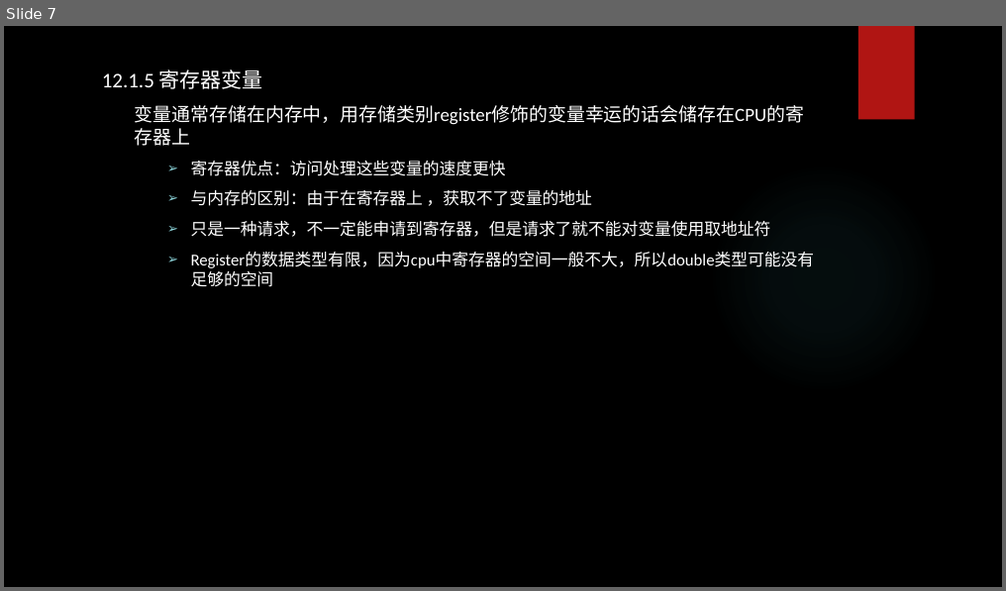
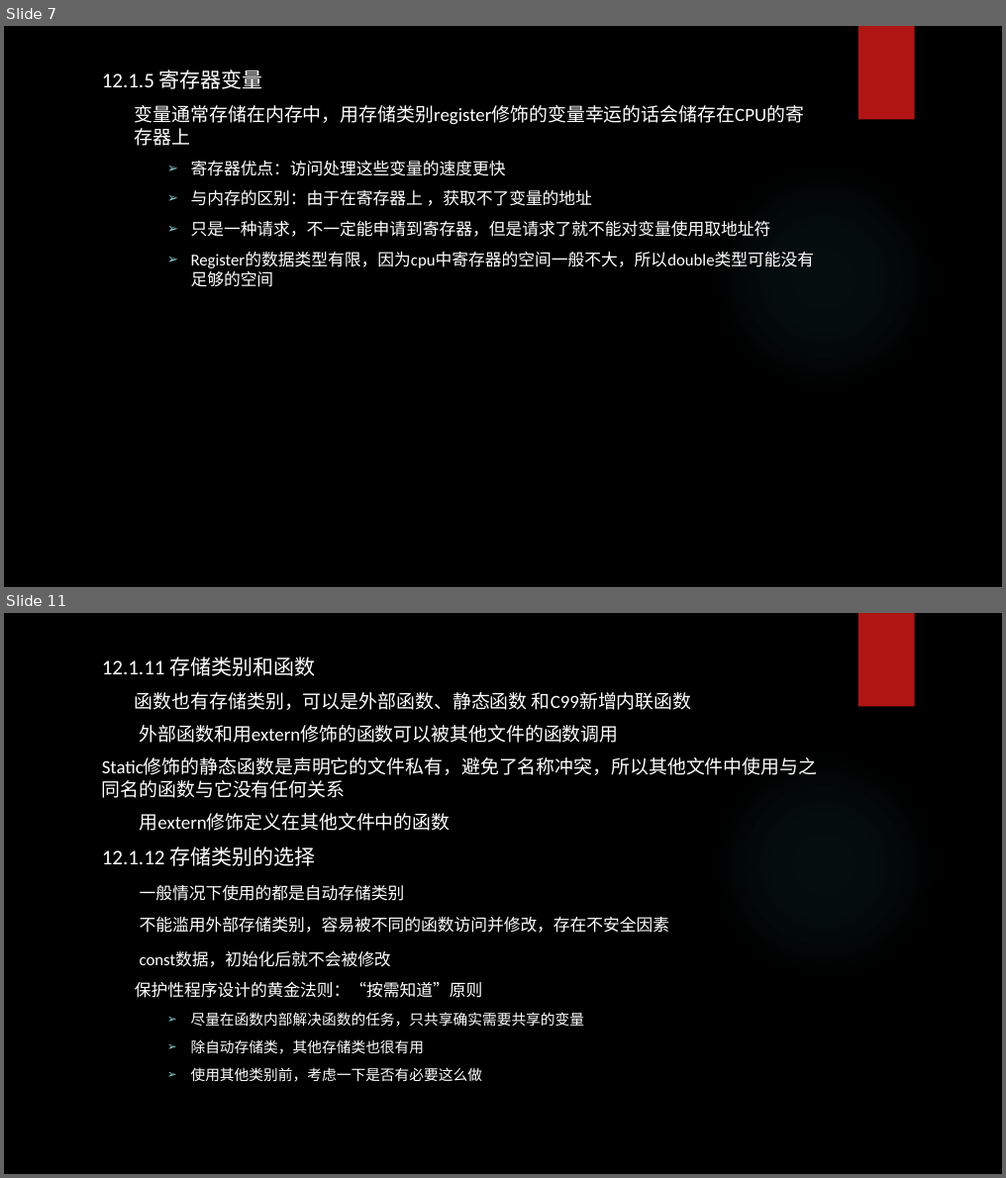
Before and after one commit to tsyin/c_ppt-code, a slide deck: 12存储类别、链接和内存管理.pptx. Shown one above the other, each under a label of ours: slide 7 before the commit, slides 7 and 11 after it; the slides between them are not shown. The pictures are 1006x591 and 1006x1178 pixels, drawn with LibreOffice and Linux fonts; fonts in the diff are those of the drawing; background and template pictures are left out. Boxes give left, top, right and bottom in pixels: in the first picture for what was removed or moved away, otherwise in the second. Text is boxed around its words. In the diff, an @@ line names an element or a change of style, - is before the commit and + after.

```diff
--- a/12存储类别、链接和内存管理.pptx
+++ b/12存储类别、链接和内存管理.pptx
@@ slide 11 added at bbox=[4, 613, 1002, 1174], background picture (left out); not listed: 2 template elements that a slide beside it also shows @@
@@ text added at bbox=[102, 657, 818, 1082], 18 pt, text #FFFFFF @@
+12.1.11 存储类别和函数
+  函数也有存储类别，可以是外部函数、静态函数 和C99新增内联函数
+外部函数和用extern修饰的函数可以被其他文件的函数调用
+Static修饰的静态函数是声明它的文件私有，避免了名称冲突，所以其他文件中使用与之同名的函数与它没有任何关系
+用extern修饰定义在其他文件中的函数
+12.1.12 存储类别的选择
+一般情况下使用的都是自动存储类别
+不能滥用外部存储类别，容易被不同的函数访问并修改，存在不安全因素
+const数据，初始化后就不会被修改
+  保护性程序设计的黄金法则：“按需知道”原则
+    ➢ 尽量在函数内部解决函数的任务，只共享确实需要共享的变量
+    ➢ 除自动存储类，其他存储类也很有用
+    ➢ 使用其他类别前，考虑一下是否有必要这么做
```
Also in this commit, not shown: 1 slide changed, 3 other slides added.
